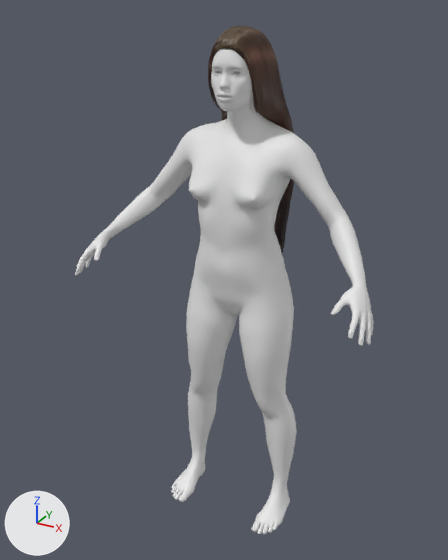
Before and after pictures for a commit that changed the glTF model public/modelos/mujer.glb.
Camera for both pictures: a camera (50 mm lens) standing at (0.829, -1.645, 1.645) and looking at (-0.03, -0.083, 0.864). Lighting does not change. The marker at lower left points along +X, +Y and +Z. The picture after the commit comes second. Vertices at exactly the same position are counted once.

Objects in the first picture: 'cuerpo', 'pelo'.
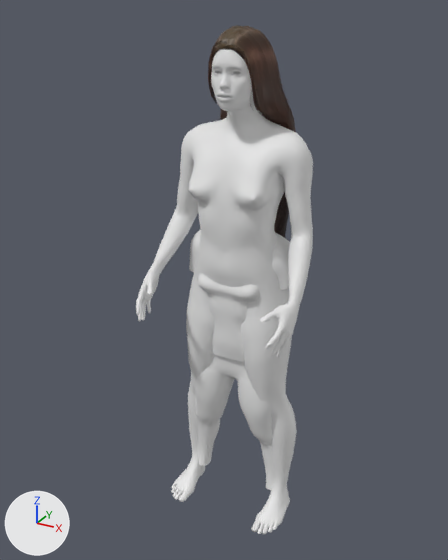
The newer file adds a shape key; the second version is drawn at full value of the shape key 'bajo' of 'prenda', and the change is written as the vertex moves it makes.

The change in detail:
Material 'tapado' (mat_tapado) is new.
Its base color is (0.8, 0.8, 0.8) (white #e7e7e7).
Material 'piel' (mat_piel) is new.
Its base color is (0.8, 0.8, 0.8) (white #e7e7e7).
me_base is used by ob_cuerpo; location (0.0, 0.0, 0.0).
me_base had 13380 vertices, 26756 faces and spanned x -0.49..0.49, y -0.29..0.09, z 0.0..1.59.
me_base now has 13380 vertices, 26756 faces and spans x -0.26..0.26, y -0.29..0.09, z 0.0..1.59.
me_base part 1: 40 vertices moved within x -0.2..0.2, y -0.11..0.04, z 1.17..1.32; 4384 vertices removed from x -0.49..0.49, y -0.29..0.06, z 0.85..1.35; 4384 vertices added at x -0.26..0.26, y -0.29..0.06, z 0.74..1.36.
me_base gains material mat_piel (white #e7e7e7).
me_base gains material mat_tapado (white #e7e7e7).
Mesh me_female_casualsuit01 is new.
It has 2197 vertices, 4236 faces and spans x -0.19..0.191, y -0.138..0.082, z 0.071..1.027.
Object 'prenda' (ob_prenda) is new; it shows me_female_casualsuit01.
Its location is (0.0, 0.0, 0.0).

Changed parts and their boxes (x1, y1, x2, y2) in the pictures (448 x 560 px; the box of a moved part takes in the faces that stretch with it):
'cuerpo', reshaped (41% narrower): before (75, 49, 374, 534); after (136, 49, 313, 534)
'prenda', added: after (189, 230, 290, 490)
part 1 of me_base, moved or reshaped: before (75, 116, 374, 346); after (136, 115, 313, 358)
